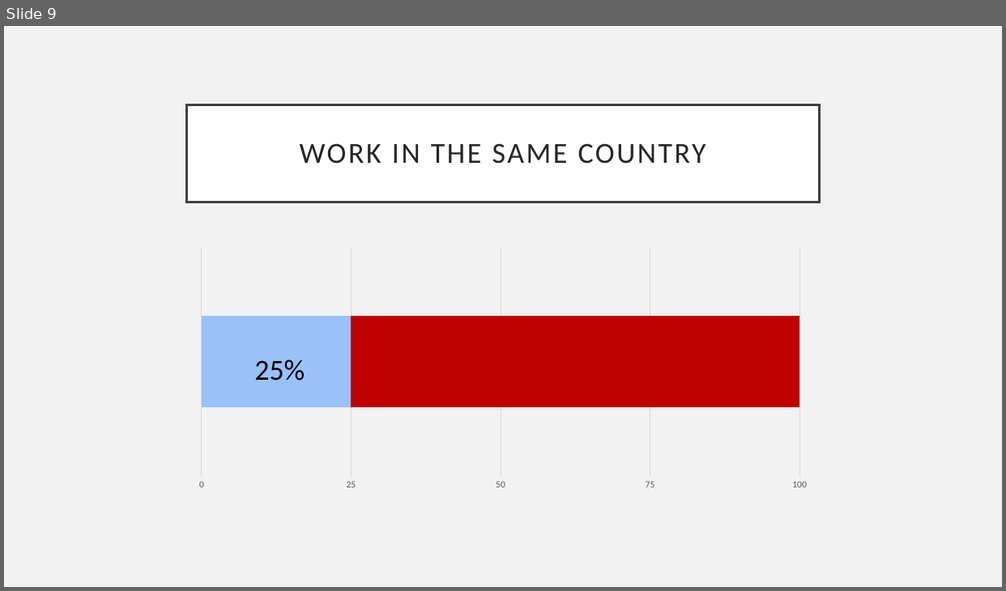
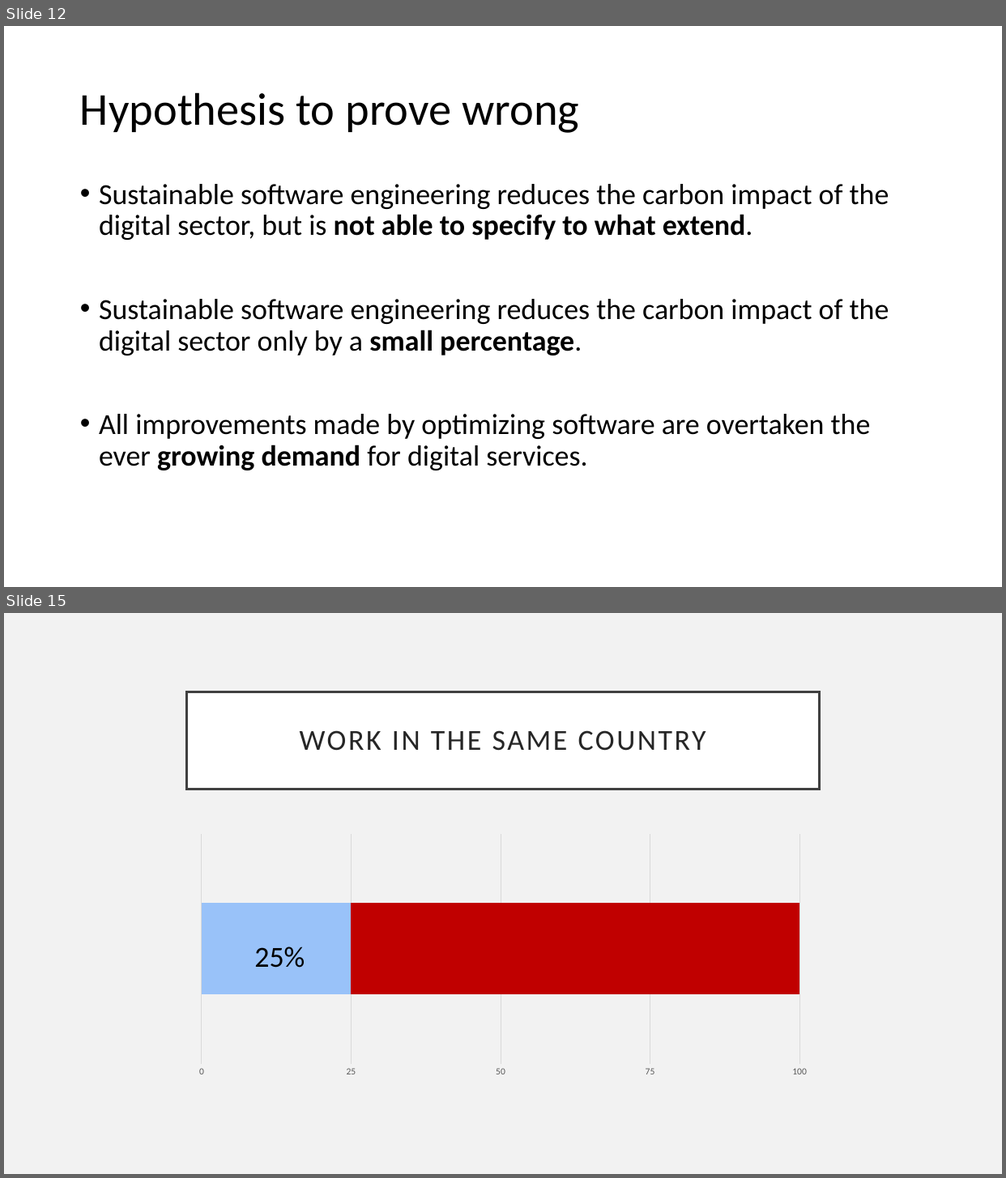
Before and after one commit to abeggchr/environmental-impact-estimator, a slide deck: talks/2023-11-23-zuehlke-architecture-day.pptx. Shown one above the other, each under a label of ours: slide 9 before the commit, slides 12 and 15 after it; the slides between them are not shown. The pictures are 1006x591 and 1006x1178 pixels, drawn with LibreOffice and Linux fonts; fonts in the diff are those of the drawing. Boxes give left, top, right and bottom in pixels: in the first picture for what was removed or moved away, otherwise in the second. Text is boxed around its words. In the diff, an @@ line names an element or a change of style, - is before the commit and + after.

```diff
--- a/talks/2023-11-23-zuehlke-architecture-day.pptx
+++ b/talks/2023-11-23-zuehlke-architecture-day.pptx
@@ slide 12 added at (x1=4, y1=26, x2=1002, y2=587), background #FFFFFF @@
@@ title added at (x1=80, y1=92, x2=579, y2=133), 44 pt, text #000000 @@
+Hypothesis to prove wrong
@@ text added at (x1=99, y1=184, x2=889, y2=471), 28 pt, text #000000 @@
+• Sustainable software engineering reduces the carbon impact of the digital sector, but is not able to specify to what extend.
+• Sustainable software engineering reduces the carbon impact of the digital sector only by a small percentage.
+• All improvements made by optimizing software are overtaken the ever growing demand for digital services.
@@ what was slide 9 is now slide 15 @@
```
Also in this commit, not shown: 3 slides changed, 5 other slides added, 1 other file.
